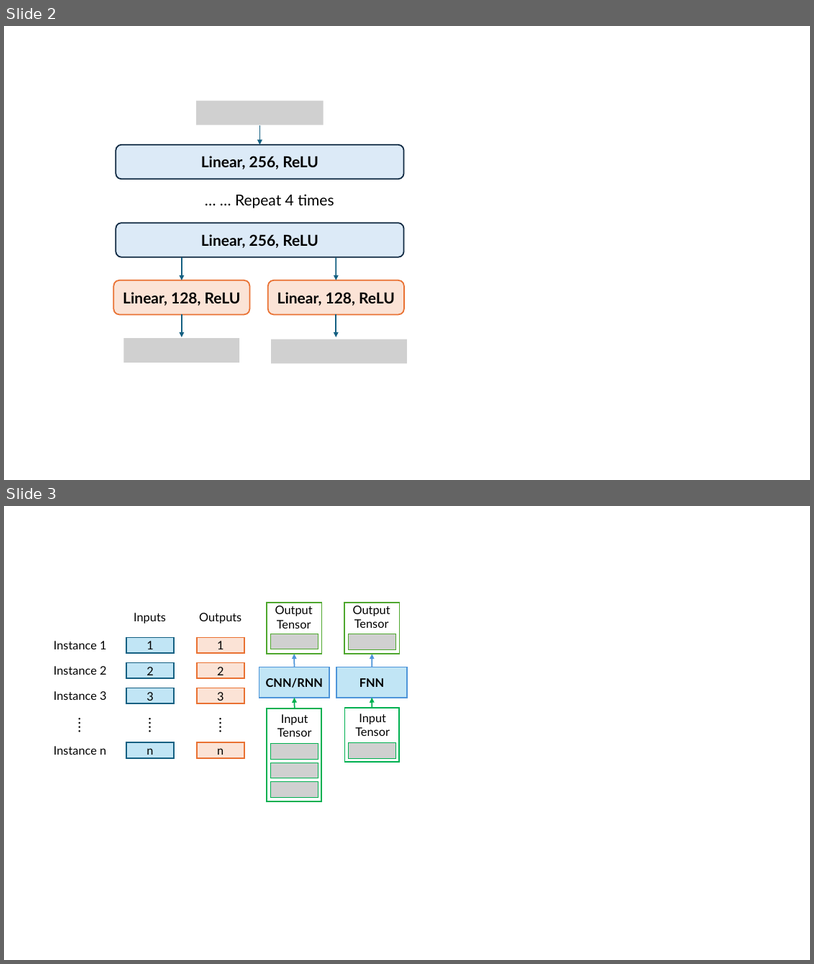
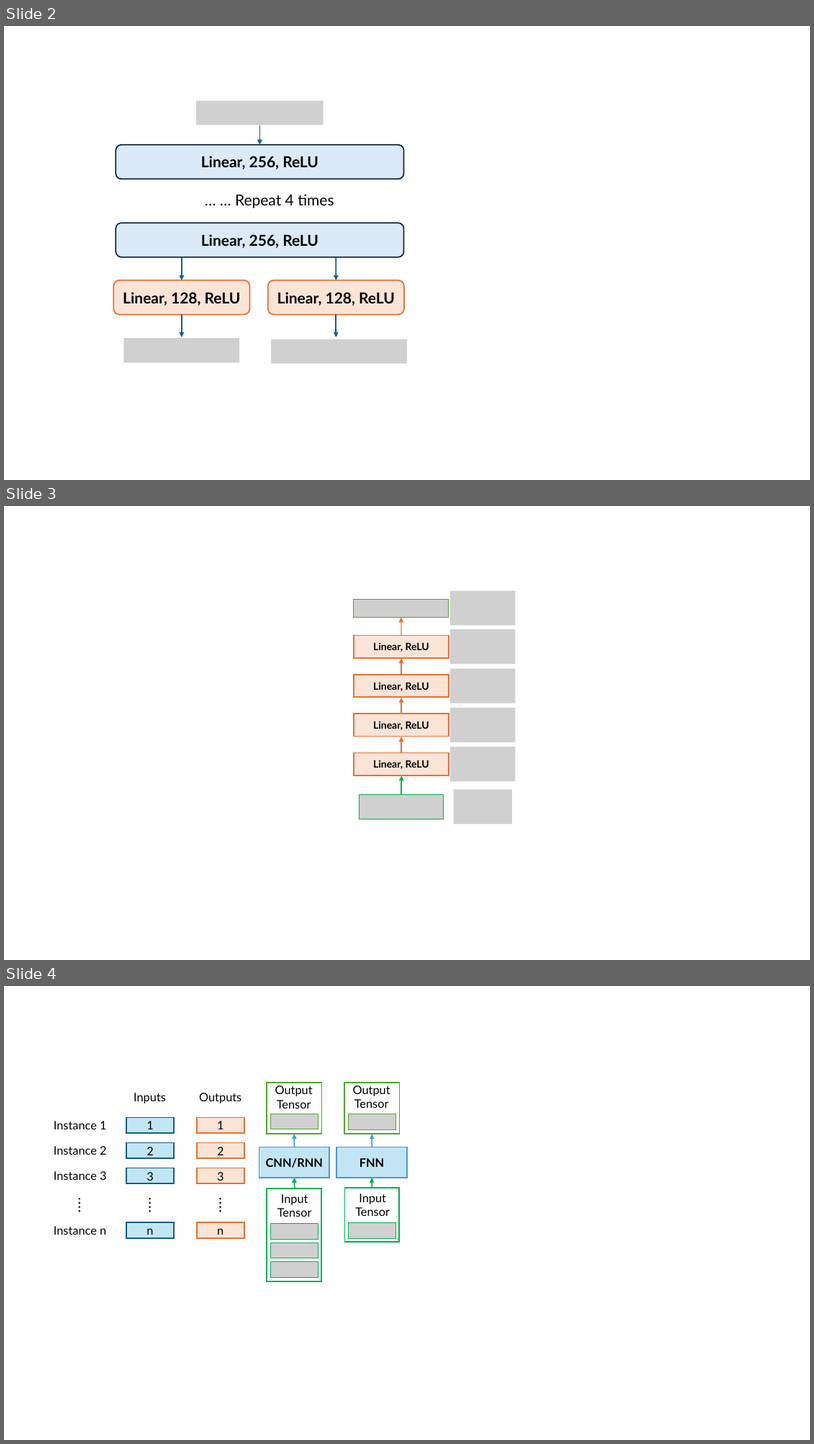
Before and after one commit to SunzidHassan/Research, a slide deck: 23-25_Automatic-Control-Lab/Projects/24_Aerosol/Paper/Figs/pics.pptx. Shown one above the other, each under a label of ours: slides 2 and 3 before the commit, slides 2, 3 and 4 after it. The pictures are 814x964 and 814x1444 pixels, drawn with LibreOffice and Linux fonts; fonts in the diff are those of the drawing; grey boxes stand for pictures. Boxes give left, top, right and bottom in pixels: in the first picture for what was removed or moved away, otherwise in the second. Text is boxed around its words. In the diff, an @@ line names an element or a change of style, - is before the commit and + after.

```diff
--- a/23-25_Automatic-Control-Lab/Projects/24_Aerosol/Paper/Figs/pics.pptx
+++ b/23-25_Automatic-Control-Lab/Projects/24_Aerosol/Paper/Figs/pics.pptx
@@ slide 3 added at box(4, 506, 810, 960), background #FFFFFF @@
@@ picture added at box(450, 591, 516, 626) @@
@@ picture added at box(354, 599, 449, 618) @@
@@ arrow added from (401, 636) to (401, 618), #E97132 1 pt @@
@@ picture added at box(450, 629, 516, 664) @@
@@ rectangle added at box(354, 636, 449, 658), fill #FBE3D6, outline #E97132 1.5 pt, 12 pt, text #000000, bold @@
+Linear, ReLU
@@ rectangle added at box(354, 674, 449, 697), fill #FBE3D6, outline #E97132 1.5 pt, 12 pt, text #000000, bold @@
+Linear, ReLU
@@ arrow added from (401, 674) to (401, 659), #E97132 1 pt @@
@@ picture added at box(450, 669, 516, 703) @@
@@ arrow added from (401, 713) to (401, 698), #E97132 1 pt @@
@@ rectangle added at box(354, 713, 449, 736), fill #FBE3D6, outline #E97132 1.5 pt, 12 pt, text #000000, bold @@
+Linear, ReLU
@@ picture added at box(450, 708, 516, 742) @@
@@ arrow added from (401, 752) to (401, 736), #E97132 1 pt @@
@@ rectangle added at box(354, 753, 449, 775), fill #FBE3D6, outline #E97132 1.5 pt, 12 pt, text #000000, bold @@
+Linear, ReLU
@@ picture added at box(450, 746, 516, 781) @@
@@ arrow added from (401, 795) to (402, 776), #00B050 1.5 pt @@
@@ picture added at box(359, 794, 443, 818) @@
@@ picture added at box(454, 789, 513, 824) @@
@@ what was slide 3 is now slide 4 @@
```
Also in this commit, not shown: 1 other file.
